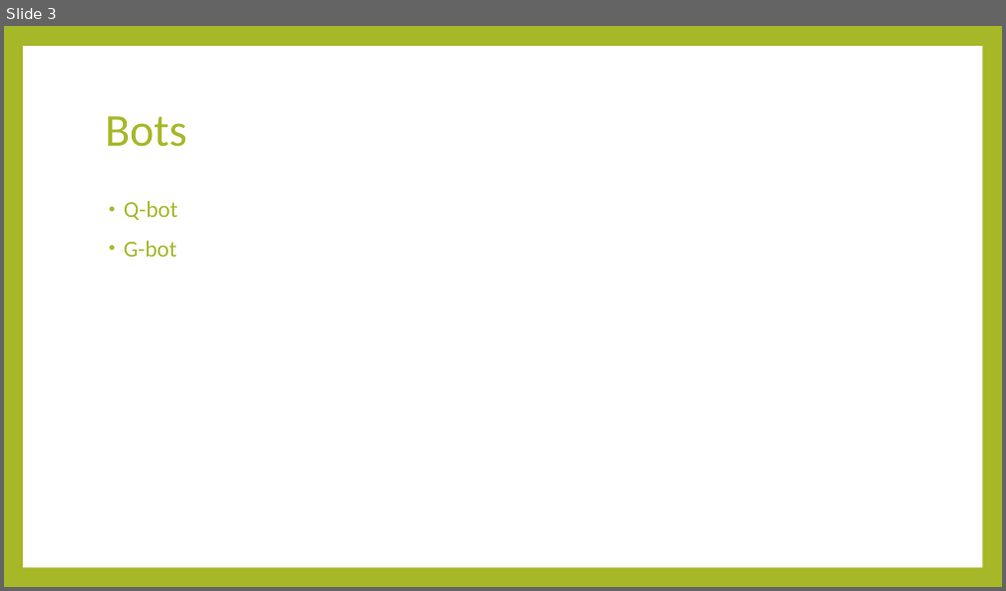
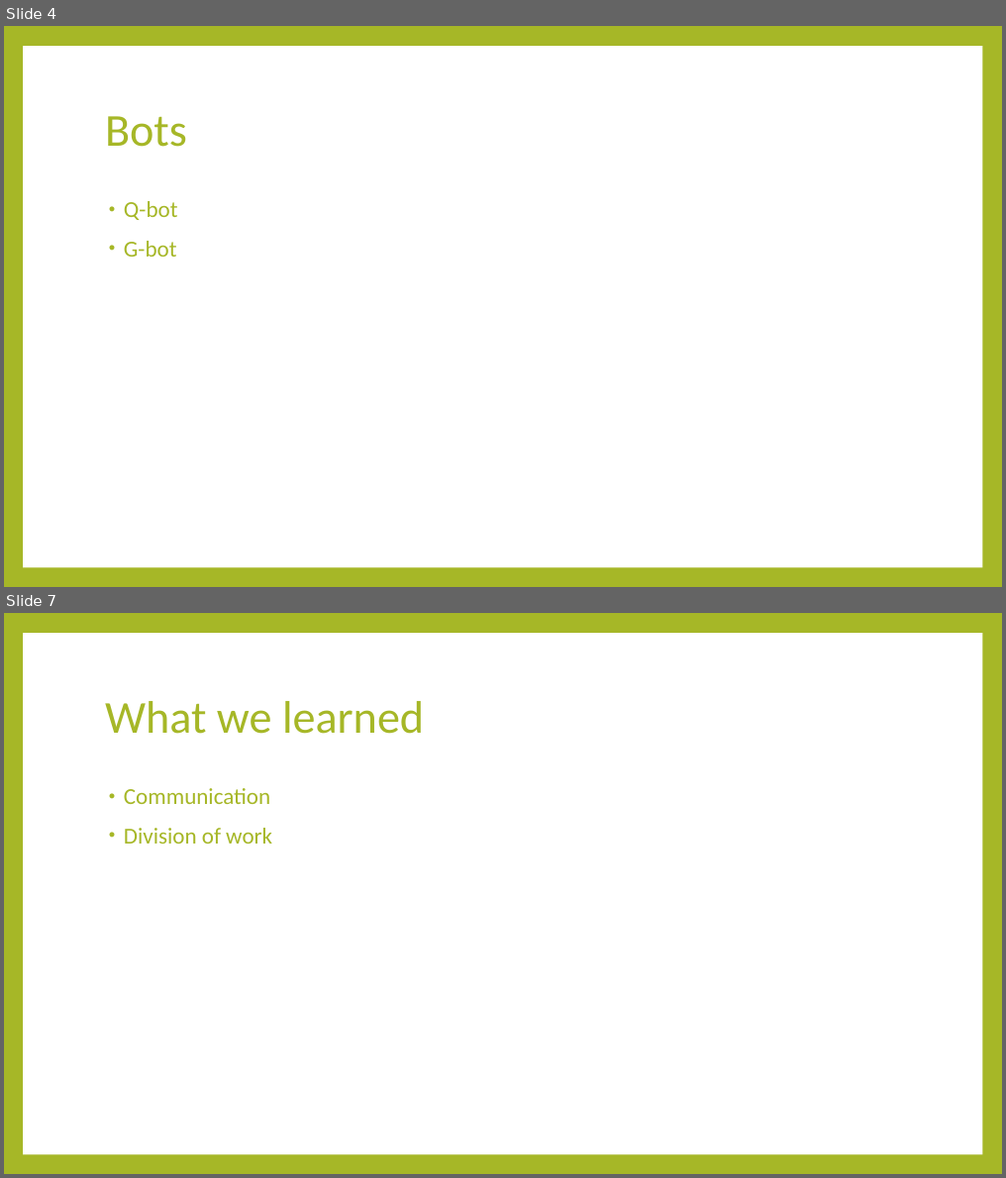
Before and after one commit to Hookz/pentominoes, a slide deck: Pentetris bots.pptx. Shown one above the other, each under a label of ours: slide 3 before the commit, slides 4 and 7 after it; the slides between them are not shown. The pictures are 1006x591 and 1006x1178 pixels, drawn with LibreOffice and Linux fonts; fonts in the diff are those of the drawing. Boxes give left, top, right and bottom in pixels: in the first picture for what was removed or moved away, otherwise in the second. Text is boxed around its words. In the diff, an @@ line names an element or a change of style, - is before the commit and + after.

```diff
--- a/Pentetris bots.pptx
+++ b/Pentetris bots.pptx
@@ slide 7 added at bbox=[4, 613, 1002, 1174], background #A6B727; not listed: 1 template element that a slide beside it also shows @@
@@ title added at bbox=[105, 701, 424, 734], 44 pt, text #A6B727 @@
+What we learned
@@ text added at bbox=[124, 788, 272, 844], 22 pt, text #A6B727 @@
+• Communication
+• Division of work
@@ what was slide 3 is now slide 4 @@
```
Also in this commit, not shown: 1 slide changed, 2 other slides added, 1 other file.
